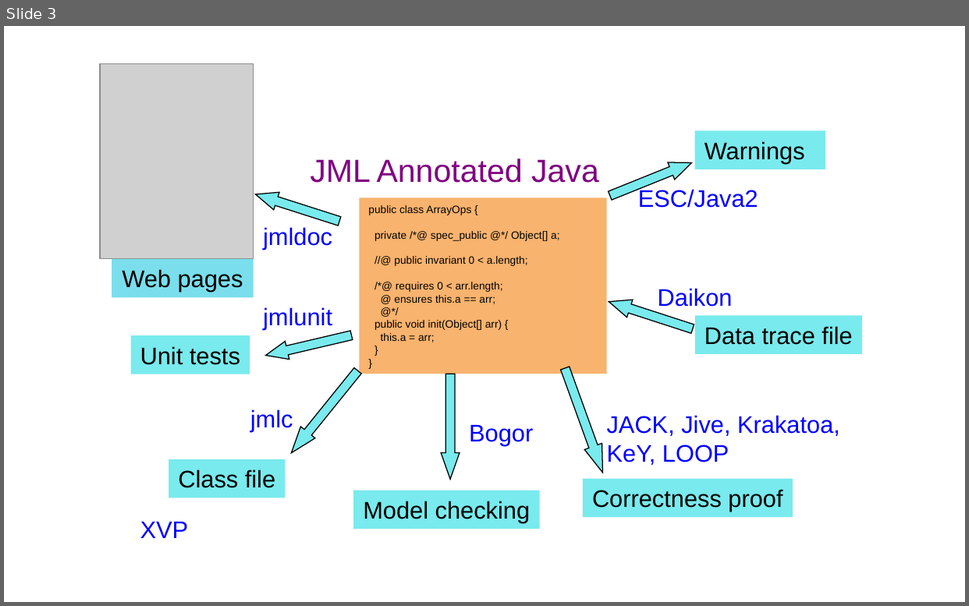
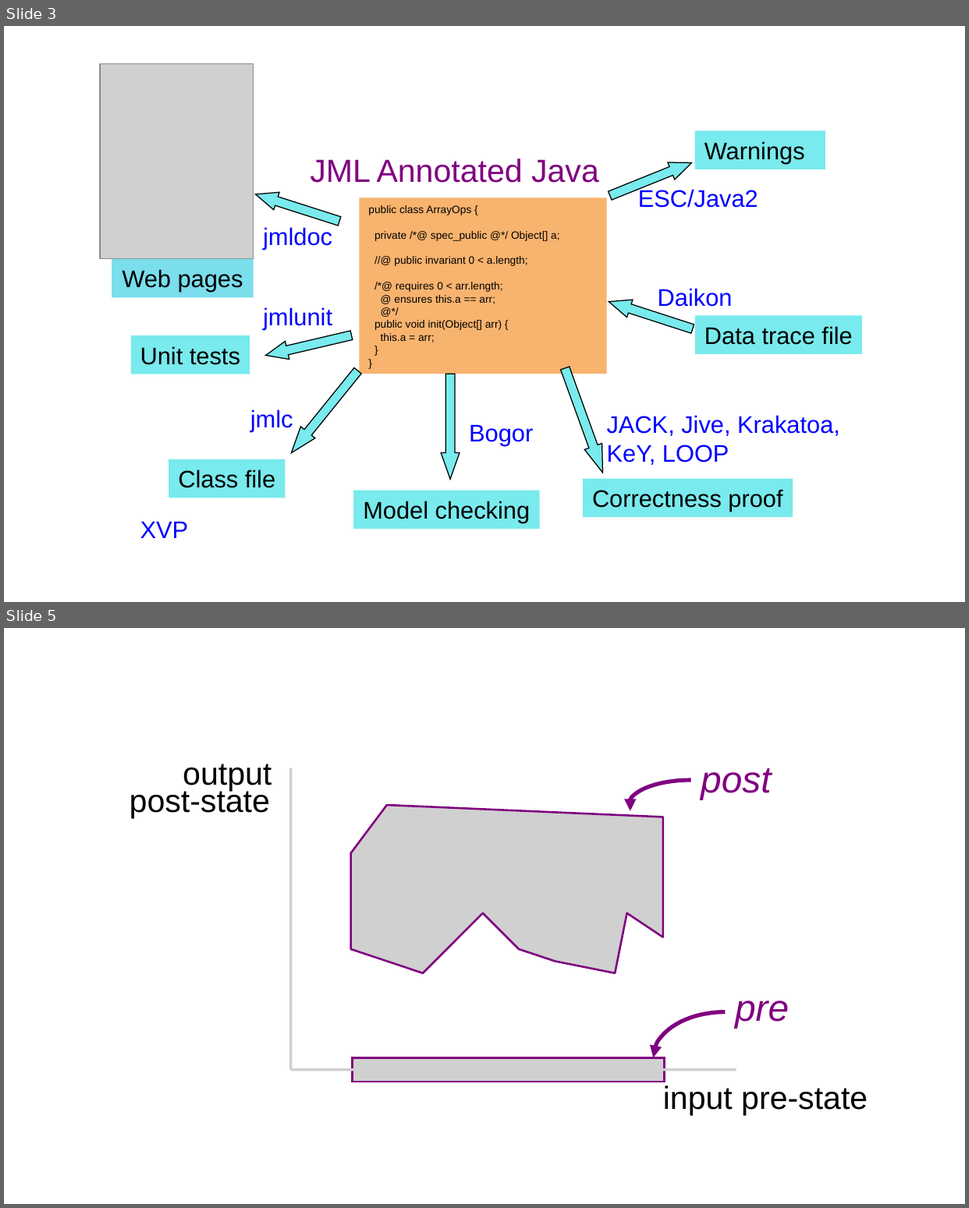
Before and after one commit to kiniry/Mobius, a slide deck: src/escjava/trunk/ESCTools/slides/CAV2007Tutorial/new-diagrams.ppt. Shown one above the other, each under a label of ours: slide 3 before the commit, slides 3 and 5 after it; the slides between them are not shown. The pictures are 969x606 and 969x1208 pixels, drawn with LibreOffice and Linux fonts; fonts in the diff are those of the drawing; grey boxes stand for pictures; background and template pictures are left out. Boxes give left, top, right and bottom in pixels: in the first picture for what was removed or moved away, otherwise in the second. Text is boxed around its words. In the diff, an @@ line names an element or a change of style, - is before the commit and + after.

```diff
--- a/src/escjava/trunk/ESCTools/slides/CAV2007Tutorial/new-diagrams.ppt
+++ b/src/escjava/trunk/ESCTools/slides/CAV2007Tutorial/new-diagrams.ppt
@@ slide 5 added at [4, 628, 965, 1204], background #FFFFFF @@
@@ text added at [183, 764, 272, 792], 24 pt, text #000000 @@
+output
@@ text added at [130, 786, 270, 818], 24 pt, text #000000 @@
+post-state
@@ picture added at [289, 768, 293, 1070] @@
@@ freeform shape added at [629, 780, 754, 831], outline #800080 3 pt @@
@@ text added at [701, 768, 771, 800], 28 pt, text #800080, italic @@
+post
@@ picture added at [351, 805, 663, 973] @@
@@ text added at [735, 1001, 789, 1028], 28 pt, text #800080, italic @@
+pre
@@ freeform shape added at [654, 1013, 798, 1104], outline #800080 3 pt @@
@@ picture added at [290, 1069, 736, 1072] @@
@@ picture added at [352, 1059, 664, 1083] @@
@@ text added at [663, 1086, 867, 1116], 24 pt, text #000000 @@
+input pre-state
```
Also in this commit, not shown: 2 other slides added, 5 other files.
